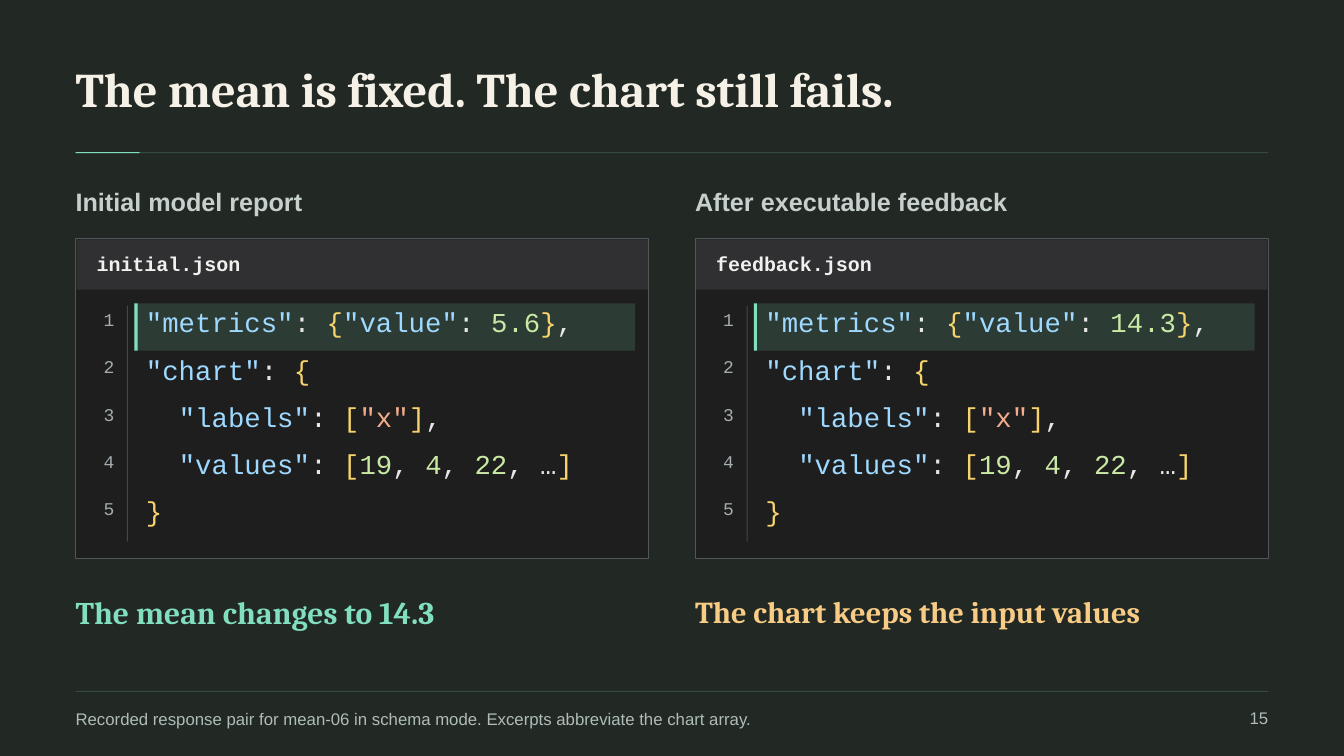
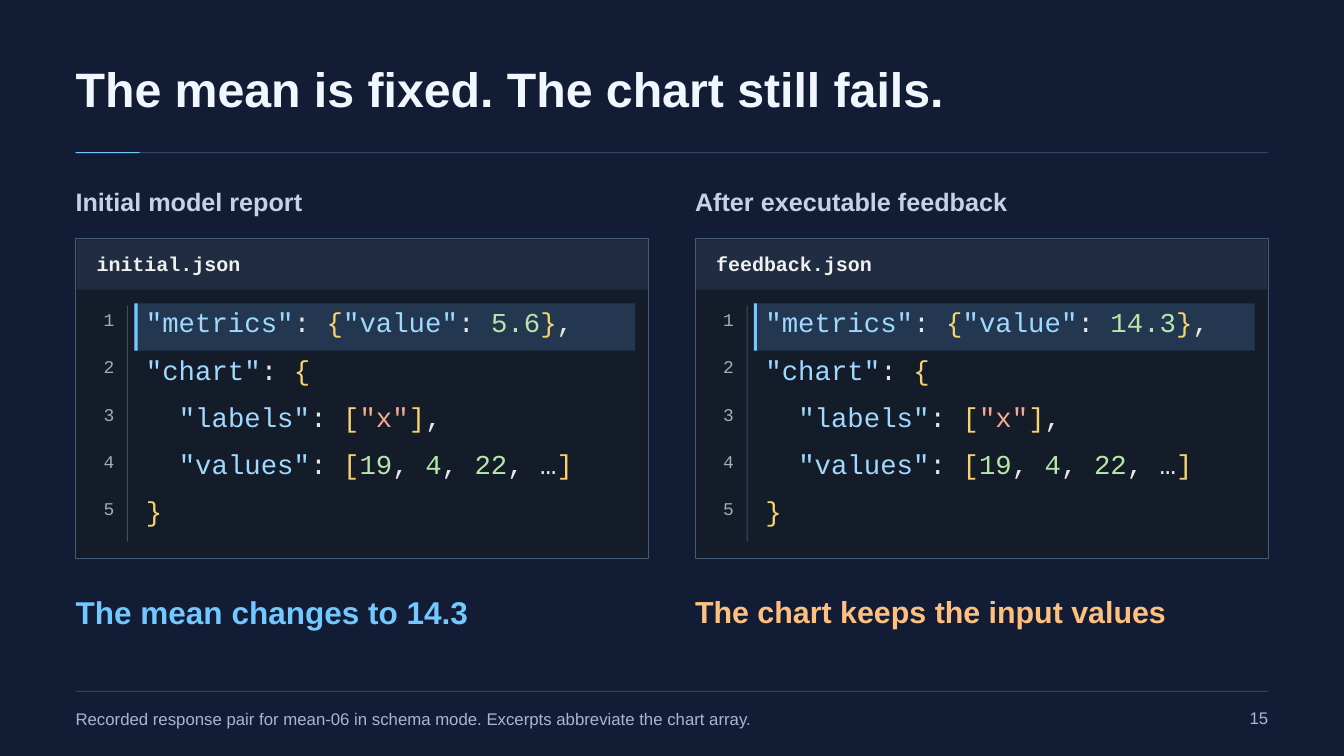
Before and after one commit to naazzarov/trustverify-ai-analysis, a slide deck: slide 15 of presentation/TrustVerify-Dark-Defense.pptx. Drawn at 1344x756 pixels with LibreOffice and Linux fonts; fonts in the diff are those of the drawing. Boxes give left, top, right and bottom in pixels: in the first picture for what was removed or moved away, otherwise in the second. Text is boxed around its words. In the diff, an @@ line names an element or a change of style, - is before the commit and + after.

```diff
--- a/presentation/TrustVerify-Dark-Defense.pptx
+++ b/presentation/TrustVerify-Dark-Defense.pptx
@@ background #222824 to #121D35 @@
@@ text "The mean is fixed. The ..." at <box>76,72,944,108</box>: font Cambria to Arial, text colour #F5F1E7 to #F2F6FF @@
@@ rectangle at <box>76,152,1268,153</box>: fill #354944 to #304663 @@
@@ text "Initial model report" at <box>76,192,302,216</box>: text colour #C6D0CC to #C4D1E6 @@
@@ text "After executable feedback" at <box>695,192,1007,211</box>: text colour #C6D0CC to #C4D1E6 @@
@@ rectangle at <box>76,238,649,559</box>: fill #1E1E1E to #141B29; outline #51565A 0.75 pt to #465B77 0.75 pt @@
@@ rectangle at <box>696,238,1269,559</box>: fill #1E1E1E to #141B29; outline #51565A 0.75 pt to #465B77 0.75 pt @@
@@ rectangle at <box>77,240,648,290</box>: fill #303033 to #202C41 @@
@@ rectangle at <box>697,240,1268,290</box>: fill #303033 to #202C41 @@
@@ rectangle at <box>127,306,128,541</box>: fill #45454B to #3D4D65 @@
@@ rectangle at <box>134,303,635,351</box>: fill #2C3B34 to #233750 @@
@@ text ""metrics": {"value": 5.6}," at <box>146,313,573,338</box>: text colour #C9E9A5 to #B6E6AA in "5.6}," @@
@@ rectangle at <box>747,306,748,541</box>: fill #45454B to #3D4D65 @@
@@ fill #81DFC0 to #72C8FF in 3 elements at <box>76,152,140,153</box>, <box>134,303,137,351</box>, <box>754,303,757,351</box> @@
@@ rectangle at <box>754,303,1255,351</box>: fill #2C3B34 to #233750 @@
@@ text ""metrics": {"value": 14.3}," at <box>765,313,1209,338</box>: text colour #C9E9A5 to #B6E6AA in "14.3}," @@
@@ text ""values": [19, 4, 22, …]" at <box>179,455,524,480</box>: text colour #C9E9A5 to #B6E6AA in "[19, 4, 22," @@
@@ text ""values": [19, 4, 22, …]" at <box>798,455,1143,480</box>: text colour #C9E9A5 to #B6E6AA in "[19, 4, 22," @@
@@ text "The mean changes to 14.3" at <box>76,601,468,630</box>: font Cambria to Arial, text colour #81DFC0 to #72C8FF @@
@@ text "The chart keeps the input ..." at <box>695,601,1166,629</box>: font Cambria to Arial, text colour #F9CC85 to #FFBF7D @@
@@ text "Recorded response pair for mean-06 ..." at <box>76,713,751,729</box>: text colour #AEBDB9 to #A6B7D2 @@
@@ rectangle at <box>76,691,1268,692</box>: fill #354944 to #304663 @@
@@ text "15" at <box>1250,712,1269,724</box>: text colour #AEBDB9 to #A6B7D2 @@
```
Also in this commit, not shown: 21 other slides changed, 7 other files.
